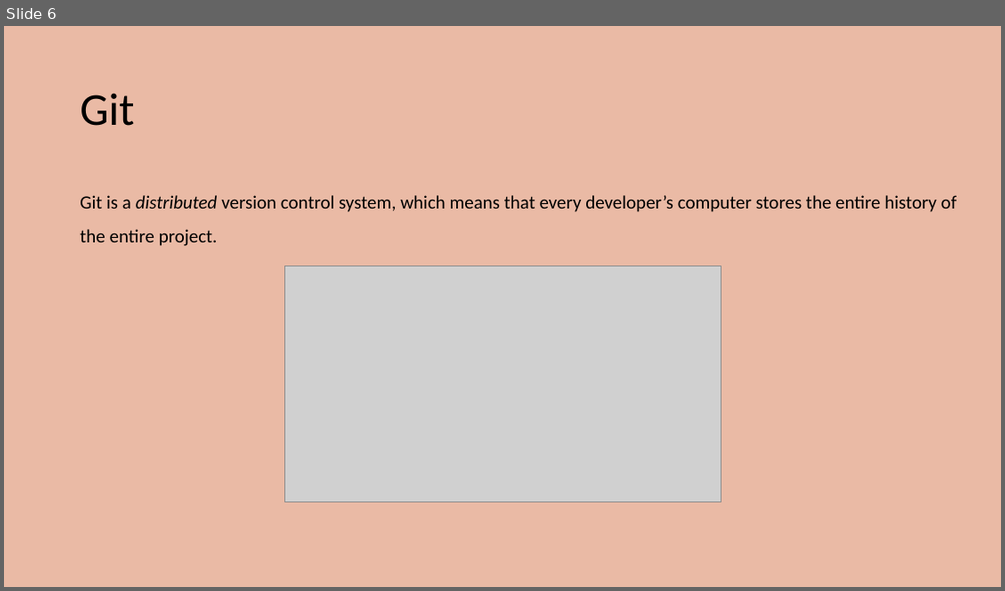
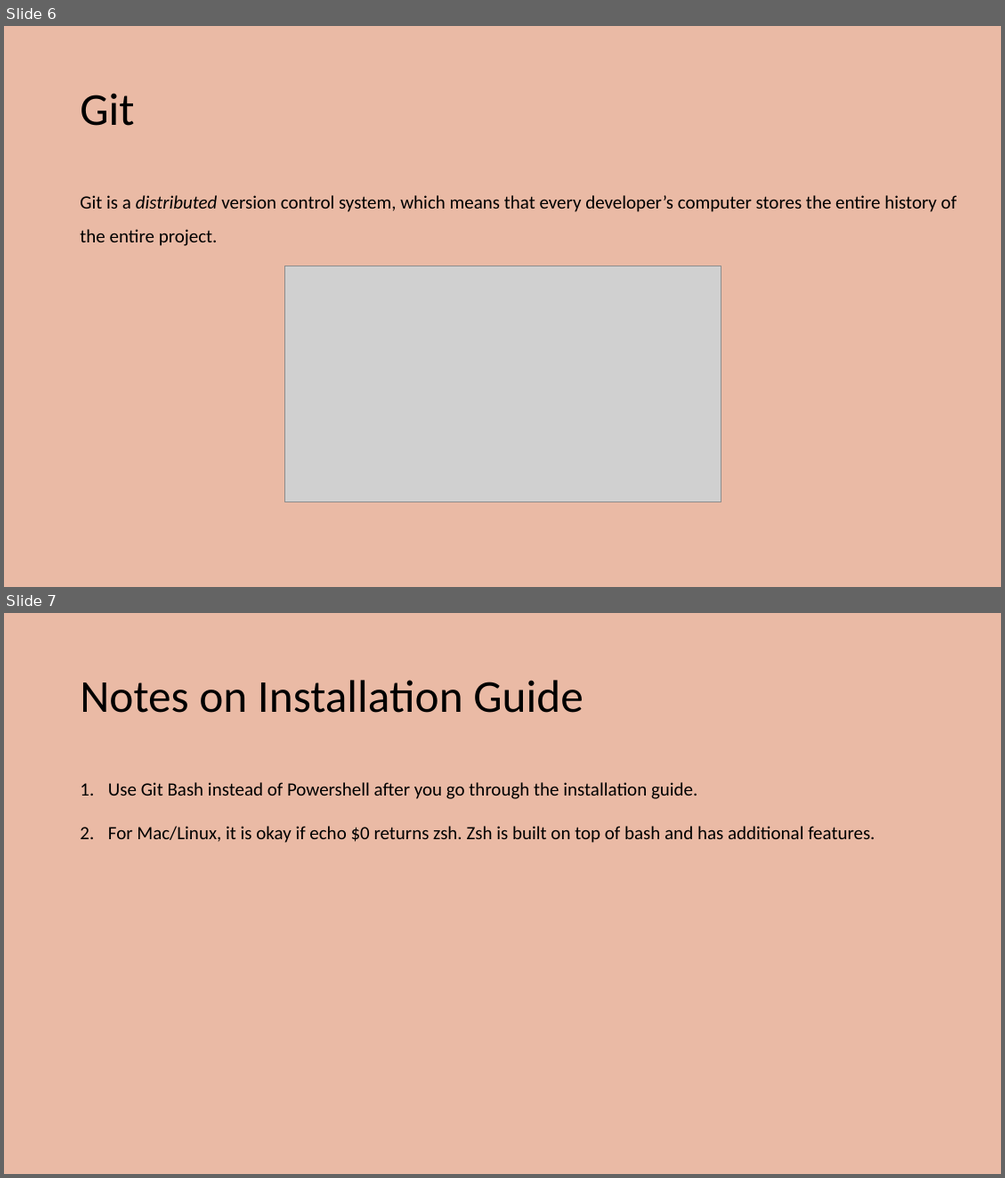
Before and after one commit to 10ay/ULAB_Notes, a slide deck: Lecture 1/Lecture 1 Presentation.pptx. Shown one above the other, each under a label of ours: slide 6 before the commit, slides 6 and 7 after it. The pictures are 1005x591 and 1005x1178 pixels, drawn with LibreOffice and Linux fonts; fonts in the diff are those of the drawing; grey boxes stand for pictures. Boxes give left, top, right and bottom in pixels: in the first picture for what was removed or moved away, otherwise in the second. Text is boxed around its words. In the diff, an @@ line names an element or a change of style, - is before the commit and + after.

Commit message:
Lecture 1 finalized

```diff
--- a/Lecture 1/Lecture 1 Presentation.pptx
+++ b/Lecture 1/Lecture 1 Presentation.pptx
@@ slide 7 added at bbox=[4, 613, 1001, 1174], background #EABAA5 @@
@@ title added at bbox=[80, 680, 582, 713], 44 pt, text #000000 @@
+Notes on Installation Guide
@@ text added at bbox=[108, 782, 874, 843], 18 pt, text #000000 @@
+1. Use Git Bash instead of Powershell after you go through the installation guide.
+2. For Mac/Linux, it is okay if echo $0 returns zsh. Zsh is built on top of bash and has additional features.
```
Also in this commit, not shown: 2 other files.
